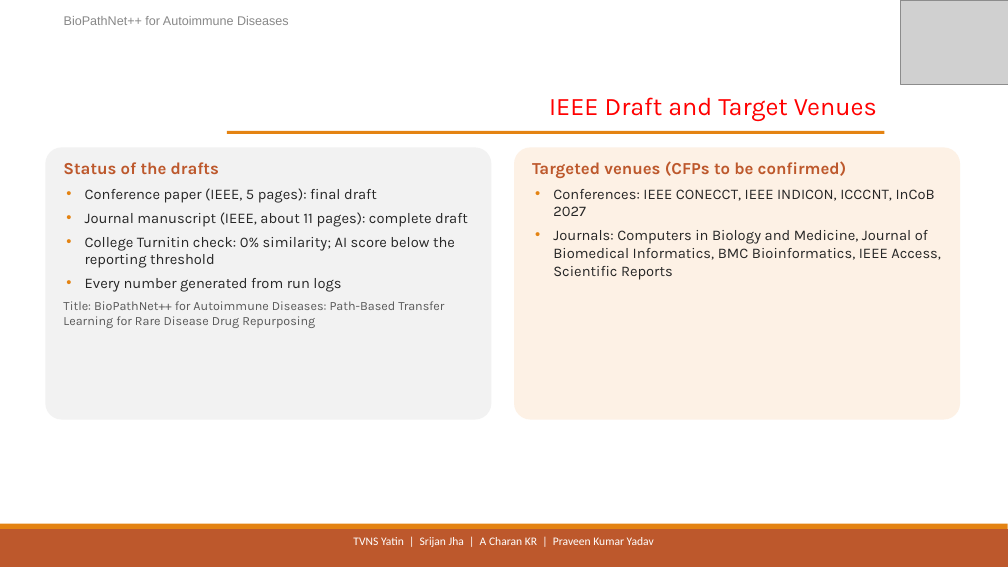
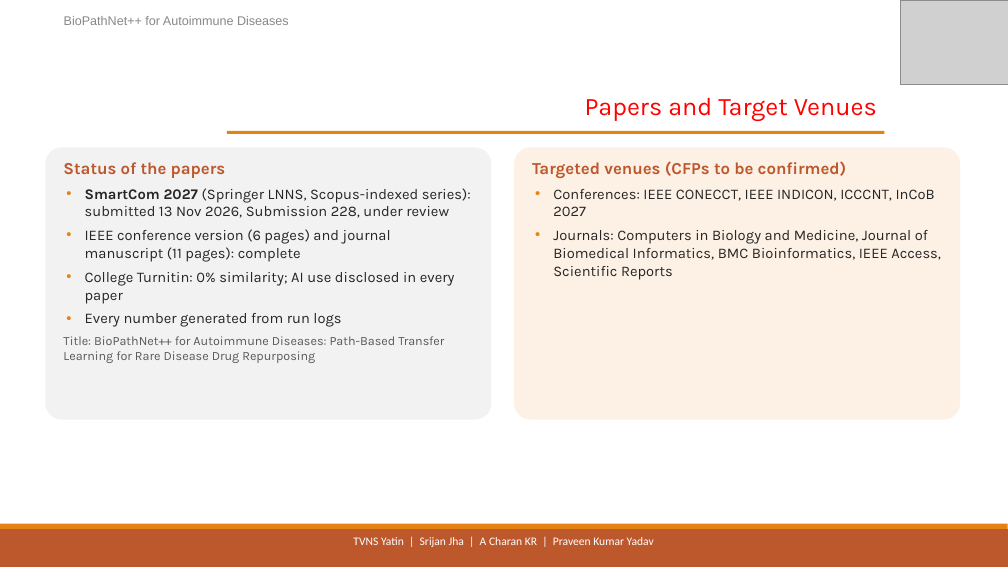
Before and after one commit to SaiYatin/Capstone_Drug_Repurposing_Project, a slide deck: slide 24 of outputs/capstone_review3/BioPathNet++_Review3.pptx (slide 20 before the commit). Drawn at 1008x567 pixels with LibreOffice and Linux fonts; fonts in the diff are those of the drawing; grey boxes stand for pictures. Boxes give left, top, right and bottom in pixels: in the first picture for what was removed or moved away, otherwise in the second. Text is boxed around its words. In the diff, an @@ line names an element or a change of style, - is before the commit and + after.

```diff
--- a/outputs/capstone_review3/BioPathNet++_Review3.pptx
+++ b/outputs/capstone_review3/BioPathNet++_Review3.pptx
@@ text at (x1=585, y1=97, x2=877, y2=122): text changed @@
-IEEE Draft and Target Venues
+Papers and Target Venues
@@ text at (x1=63, y1=162, x2=471, y2=304): text changed @@
-Status of the drafts
-• Conference paper (IEEE, 5 pages): final draft
-• Journal manuscript (IEEE, about 11 pages): complete draft
-• College Turnitin check: 0% similarity; AI score below the reporting threshold
+Status of the papers
+• SmartCom 2027 (Springer LNNS, Scopus-indexed series): submitted 13 Nov 2026, Submission 228, under review
+• IEEE conference version (6 pages) and journal manuscript (11 pages): complete
+• College Turnitin: 0% similarity; AI use disclosed in every paper
```
Also in this commit, not shown: 5 other slides changed, 5 slides added, 1 slide removed, 3 other files.
